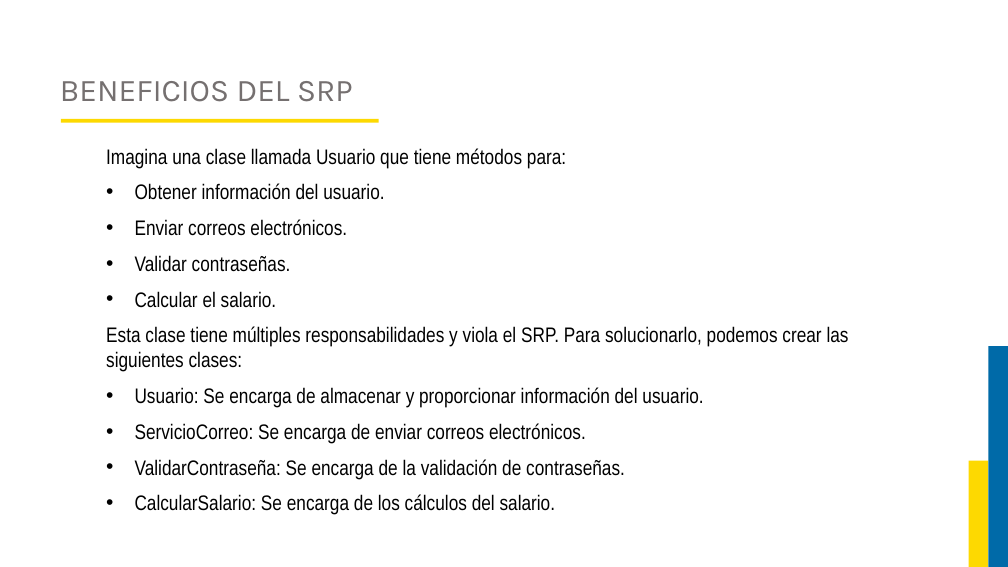
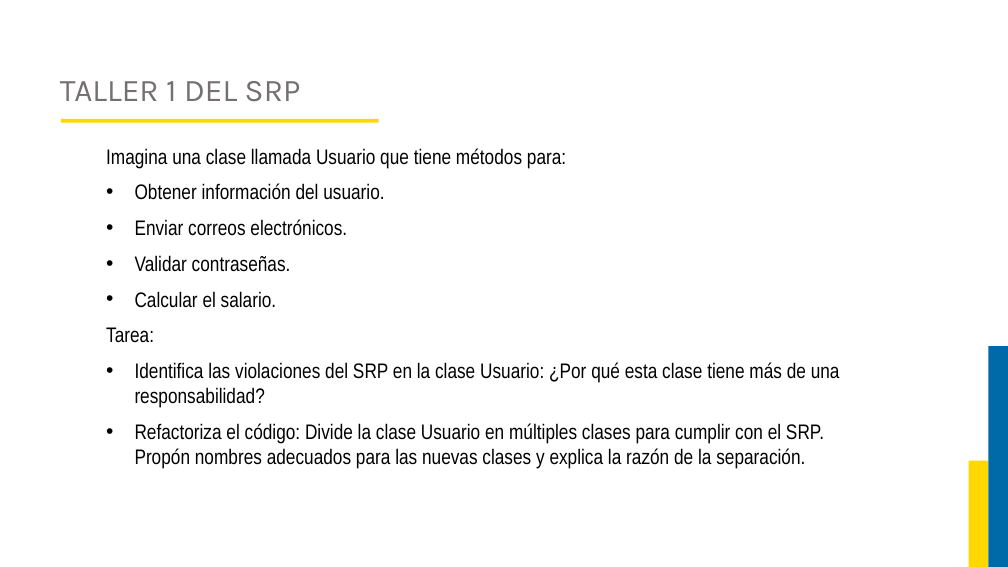
Before and after one commit to JorgeAlejandroAguirreGutierrez/proyecto-luis, a slide deck: slide 29 of Curso Ingenieria del Software 2/Diapositivas.pptx (slide 19 before the commit). Drawn at 1008x567 pixels with LibreOffice and Linux fonts; fonts in the diff are those of the drawing; background and template pictures are left out. Boxes give left, top, right and bottom in pixels: in the first picture for what was removed or moved away, otherwise in the second. Text is boxed around its words. In the diff, an @@ line names an element or a change of style, - is before the commit and + after.

```diff
--- a/Curso Ingenieria del Software 2/Diapositivas.pptx
+++ b/Curso Ingenieria del Software 2/Diapositivas.pptx
@@ title at (60,81,301,102): text changed @@
-BENEFICIOS DEL SRP
+TALLER 1 DEL SRP
@@ text at (106,327,840,469): text changed @@
-Esta clase tiene múltiples responsabilidades y viola el SRP. Para solucionarlo, podemos crear las siguientes clases:
-• Usuario: Se encarga de almacenar y proporcionar información del usuario.
-• ServicioCorreo: Se encarga de enviar correos electrónicos.
-• ValidarContraseña: Se encarga de la validación de contraseñas.
-• CalcularSalario: Se encarga de los cálculos del salario.
+Tarea:
+• Identifica las violaciones del SRP en la clase Usuario: ¿Por qué esta clase tiene más de una responsabilidad?
+• Refactoriza el código: Divide la clase Usuario en múltiples clases para cumplir con el SRP. Propón nombres adecuados para las nuevas clases y explica la razón de la separación.
```
Also in this commit, not shown: 11 other slides changed, 70 slides added, 2 slides removed, 1 other file.
